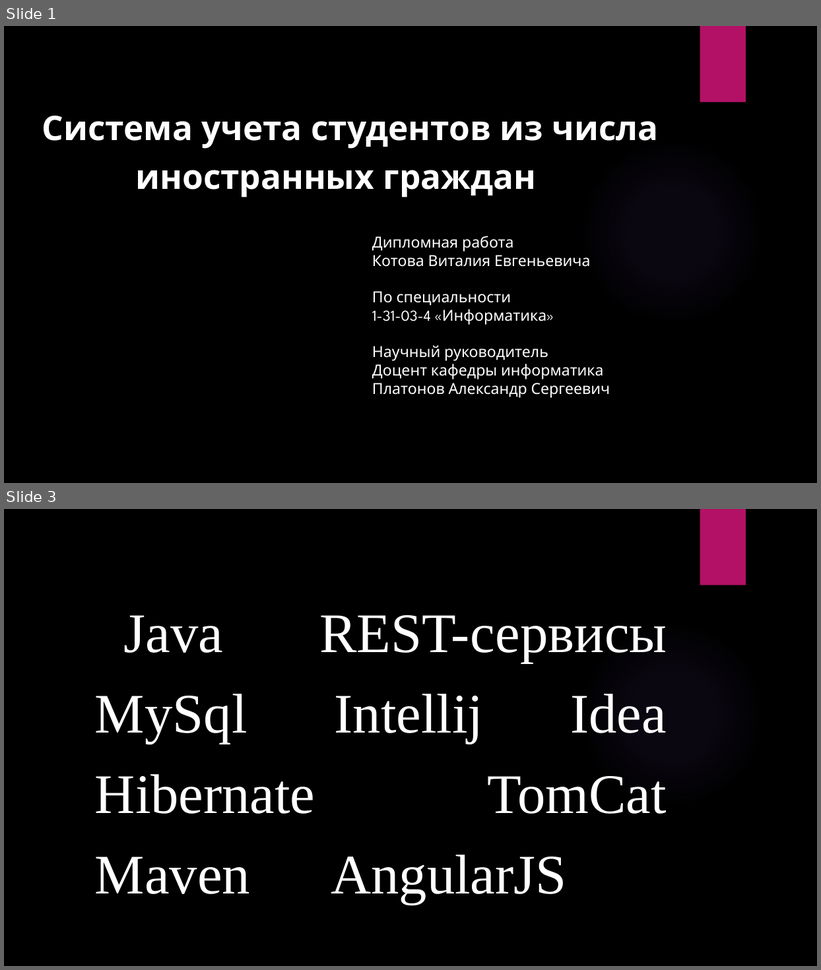
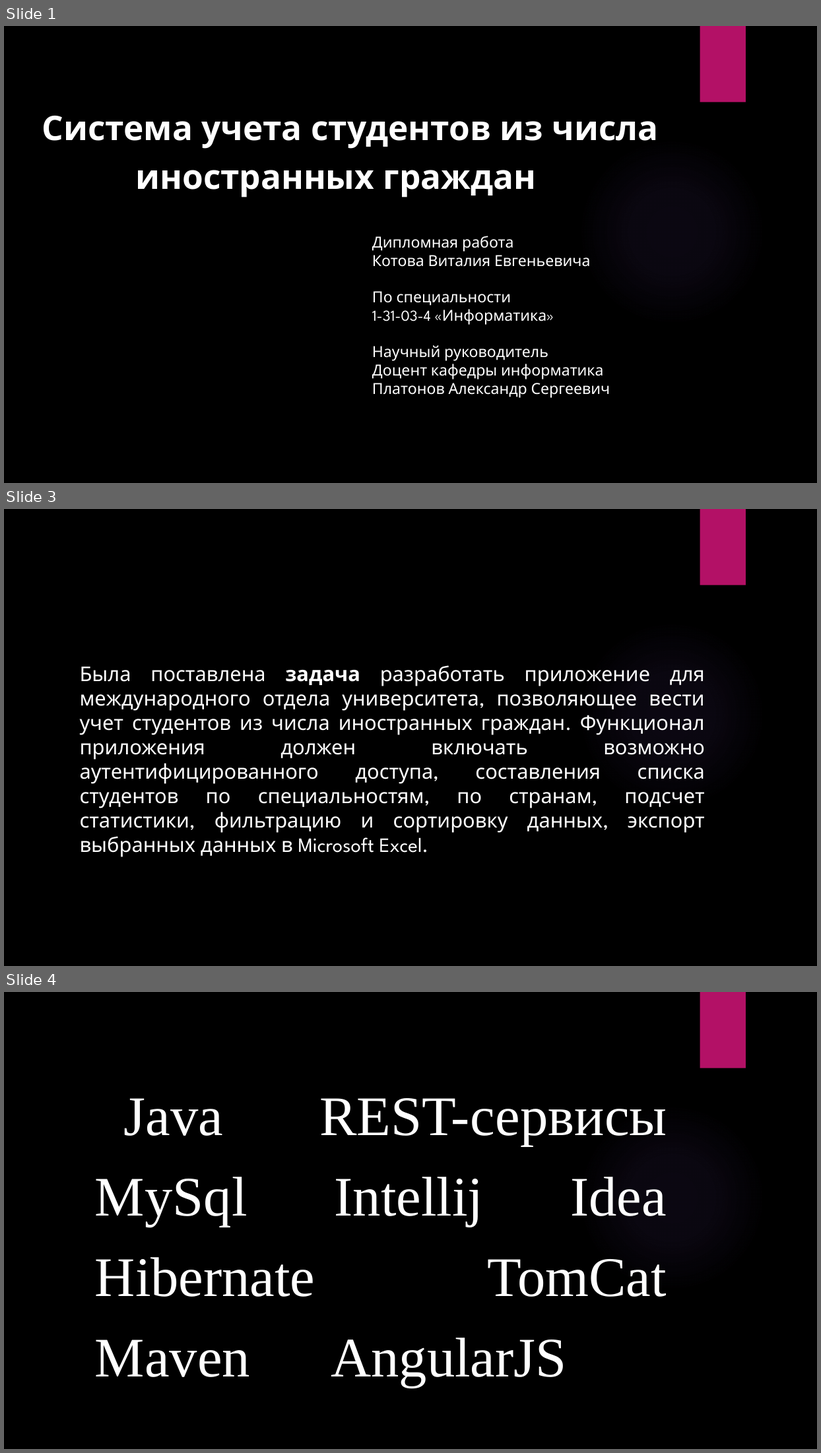
Before and after one commit to rokotov/inetnational-students, a slide deck: InetnationalStudents/Docs/Презентация.pptx. Shown one above the other, each under a label of ours: slides 1 and 3 before the commit, slides 1, 3 and 4 after it; the slides between them are not shown. The pictures are 821x970 and 821x1453 pixels, drawn with LibreOffice and Linux fonts; fonts in the diff are those of the drawing; background and template pictures are left out. Boxes give left, top, right and bottom in pixels: in the first picture for what was removed or moved away, otherwise in the second. Text is boxed around its words. In the diff, an @@ line names an element or a change of style, - is before the commit and + after.

```diff
--- a/InetnationalStudents/Docs/Презентация.pptx
+++ b/InetnationalStudents/Docs/Презентация.pptx
@@ slide 3 added at (4,509,817,966), background picture (left out); not listed: 2 template elements that a slide beside it also shows @@
@@ text added at (80,665,705,857), 24 pt, text #FFFFFF @@
+Была поставлена задача разработать приложение для международного отдела университета, позволяющее вести учет студентов из числа иностранных граждан. Функционал приложения должен включать возможно аутентифицированного доступа, составления списка студентов по специальностям, по странам, подсчет статистики, фильтрацию и сортировку данных, экспорт выбранных данных в Microsoft Excel.
@@ what was slide 3 is now slide 4 @@
```
Also in this commit, not shown: 1 slide changed, 1 other file.
